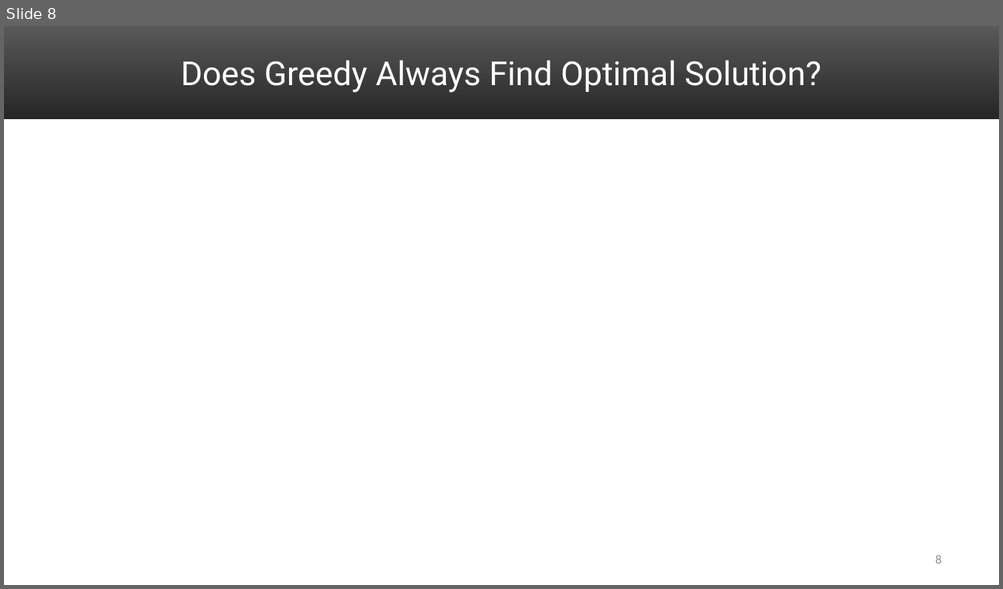
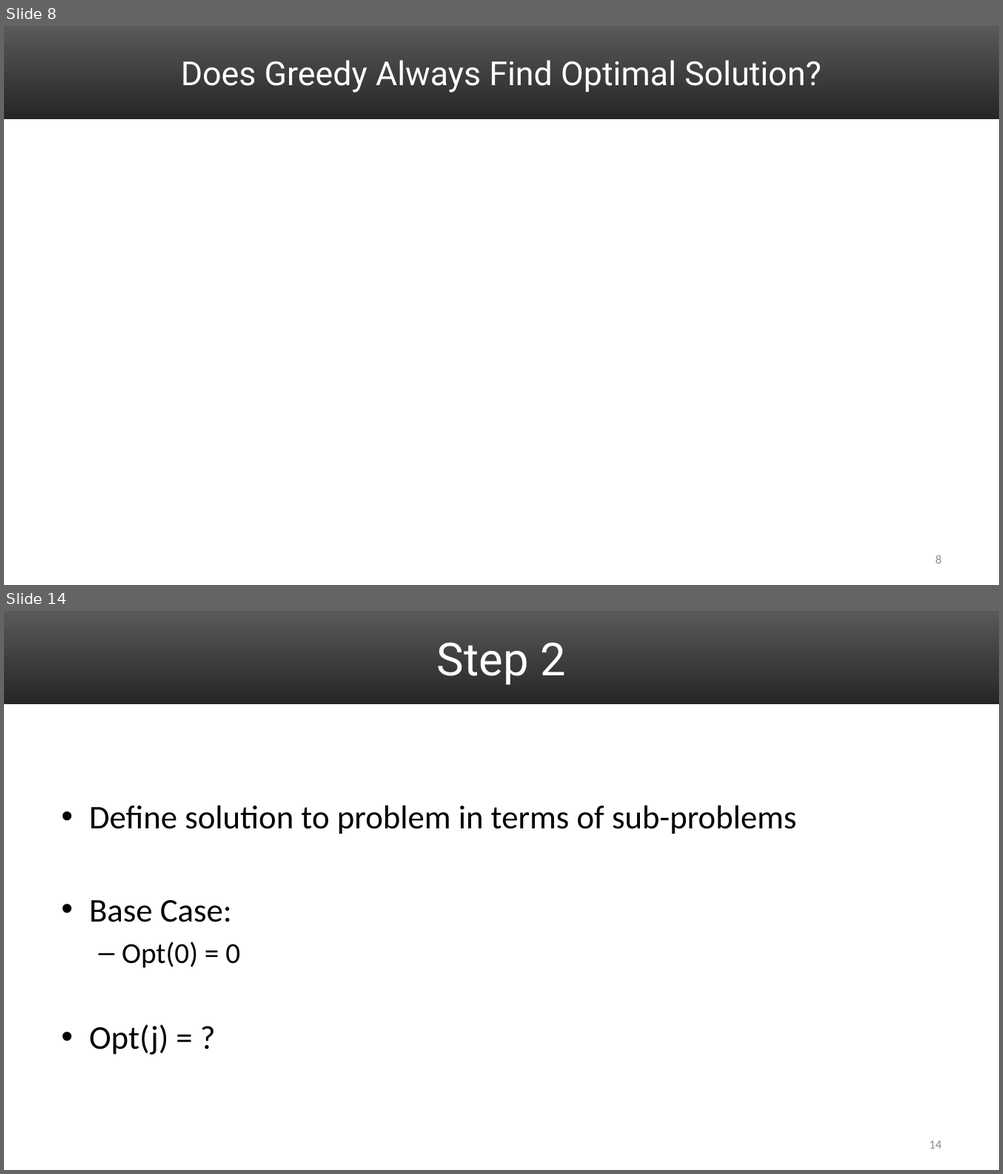
Before and after one commit to uva-cs/cs4102-f21, a slide deck: slides/DP_activitySelect_Proof.pptx. Shown one above the other, each under a label of ours: slide 8 before the commit, slides 8 and 14 after it; the slides between them are not shown. The pictures are 1003x589 and 1003x1174 pixels, drawn with LibreOffice and Linux fonts; fonts in the diff are those of the drawing; grey boxes stand for pictures. Boxes give left, top, right and bottom in pixels: in the first picture for what was removed or moved away, otherwise in the second. Text is boxed around its words. In the diff, an @@ line names an element or a change of style, - is before the commit and + after.

```diff
--- a/slides/DP_activitySelect_Proof.pptx
+++ b/slides/DP_activitySelect_Proof.pptx
@@ slide 14 added at box(4, 611, 999, 1170), background #FFFFFF; not listed: 1 template element that a slide beside it also shows @@
@@ title added at box(437, 642, 566, 685), 44 pt, text #FFFFFF @@
+Step 2
@@ text added at box(89, 806, 797, 1055), 32 pt, text #000000 @@
+• Define solution to problem in terms of sub-problems
+• Base Case:
+  – Opt(0) = 0
+• Opt(j) = ?
@@ page number added at box(929, 1141, 942, 1149), 12 pt, text #8C8C8C @@
+14
```
Also in this commit, not shown: 14 other slides added, 1 other file.
